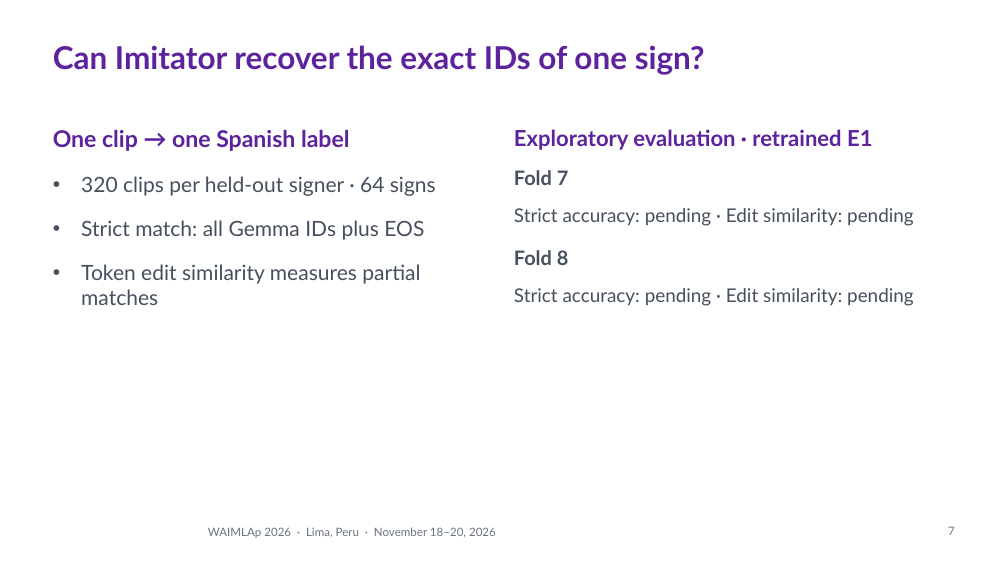
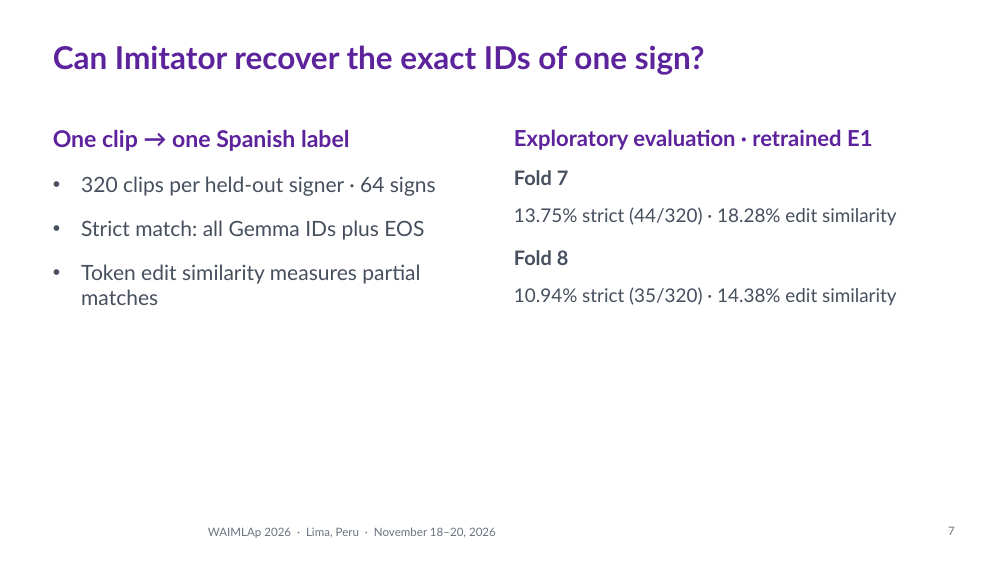
Before and after one commit to Percep3/Imitator, a slide deck: slide 7 of presentation/waimlap2026/imitator_waimlap2026.pptx. Drawn at 1008x567 pixels with LibreOffice and Linux fonts; fonts in the diff are those of the drawing; background and template pictures are left out. Boxes give left, top, right and bottom in pixels: in the first picture for what was removed or moved away, otherwise in the second. Text is boxed around its words. In the diff, an @@ line names an element or a change of style, - is before the commit and + after.

Commit message:
Report completed isolated-sign E1 replica results

```diff
--- a/presentation/waimlap2026/imitator_waimlap2026.pptx
+++ b/presentation/waimlap2026/imitator_waimlap2026.pptx
@@ text at (x1=514, y1=207, x2=896, y2=225): text changed @@
-Strict accuracy: pending · Edit similarity: pending
+13.75% strict (44/320) · 18.28% edit similarity
@@ text at (x1=514, y1=287, x2=896, y2=305): text changed @@
-Strict accuracy: pending · Edit similarity: pending
+10.94% strict (35/320) · 14.38% edit similarity
```
Also in this commit, not shown: 1 other slide changed, 6 other files.
